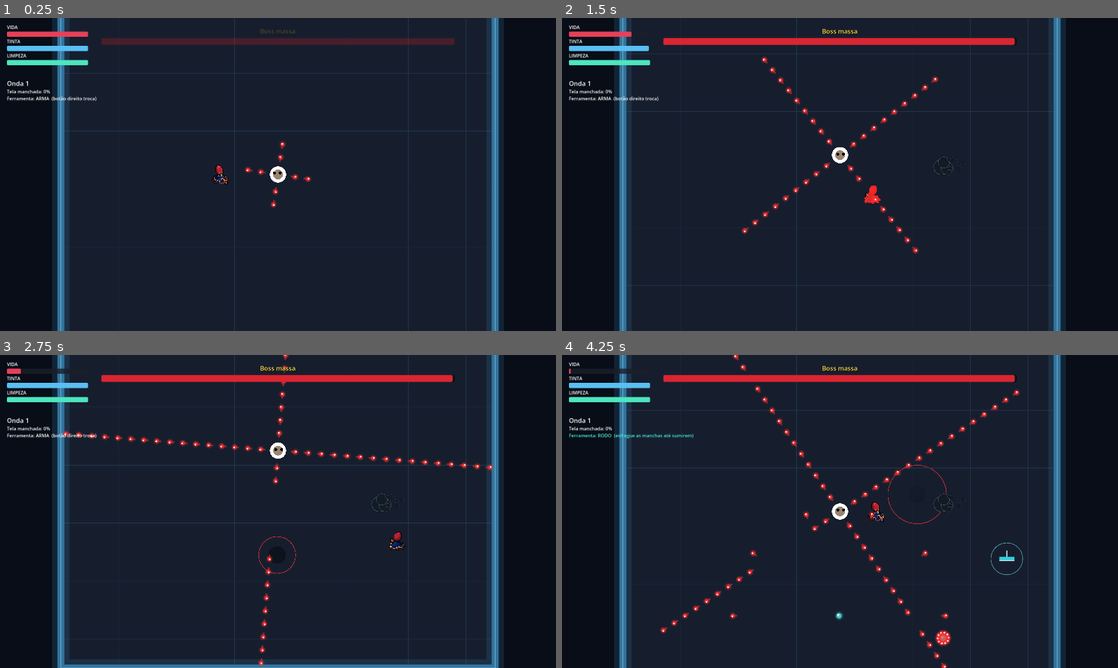
Above: before the commit, frames 1-4 (two rows, left to right).
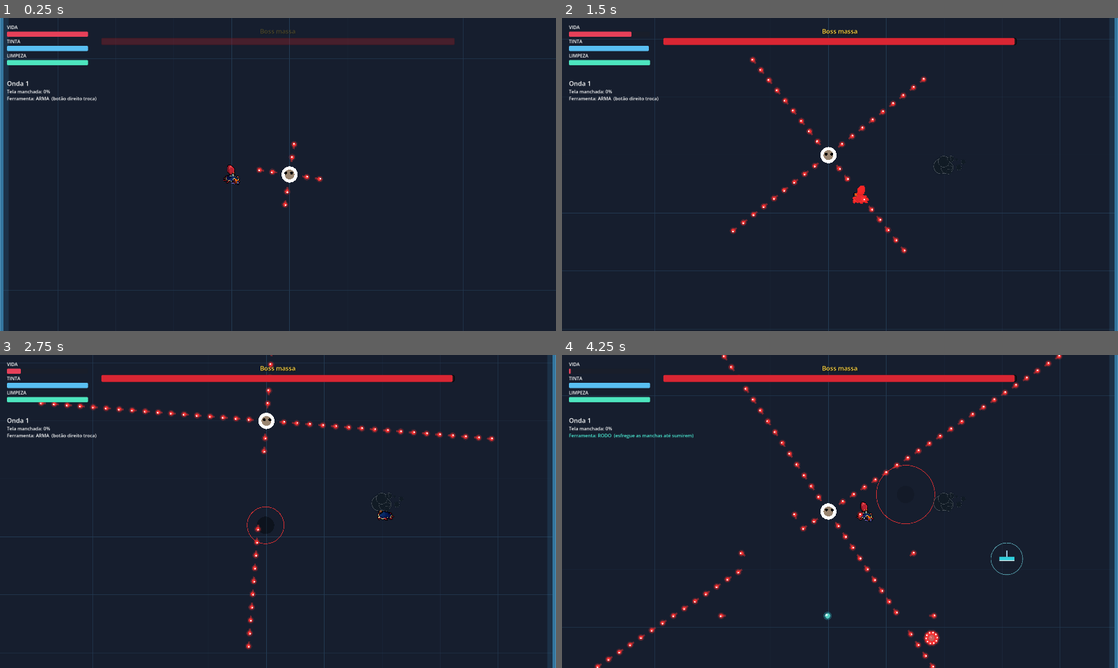
Above: after the commit, the same moments.

Repository: Ruan-Pablo-Oli/octo-ink-hell
Game: Godot game, scene res://scenes/boss_main.tscn
The game is run twice, just before and just after one commit, with the same random seed, the same clock (stepped at 60 frames per second) and the same inputs. This scene is started directly instead of the project's main scene.
Inputs (mouse positions are in pixels of both pictures, inside the frame that each line leads up to):
- Up to frame 1 (0.25 s): no input
- Up to frame 2 (1.5 s): tap Enter (ui_accept) at 0.5, 0.77 s; move the mouse to (962, 158) at 0.52 s; hold D (move_right) 0.53-1.28 s; tap Space (dash) at 0.6, 1.35 s; click (962, 158) at 0.67 s; move the mouse to (728, 190) at 1.27 s; hold S (move_down) from 1.28 s (still down)
- Up to frame 3 (2.75 s): tap Enter (ui_accept) at 1.52 s; move the mouse to (333, 442) at 2.02 s; release S (move_down) at 2.03 s; hold D (move_right) from 2.03 s (still down); tap Q (switch_weapon) at 2.1 s; tap Space (dash) at 2.3 s
- Up to frame 4 (4.25 s): move the mouse to (812, 574) at 2.77 s; release D (move_right) at 2.78 s; hold W (move_up) 2.78-3.53 s; right-click (812, 574) at 2.85 s; click (812, 574) at 2.92 s; tap Enter (ui_accept) at 3.02, 3.77 s; tap Space (dash) at 3.05, 3.8 s; move the mouse to (1006, 558) at 3.52 s; press the mouse at (1006, 558) at 3.53 s; hold A (move_left) from 3.53 s (still down)

The runs differ from the first frame. In frame 1, 7.8% of the frame differs, in the area x 0-100%, y 0-100%; in frame 2, 9.4%; in frame 3, 12%; in frame 4, 11%.

Commit message:
feat: add boss battle configurations and dynamic arena switching

Diff:
--- a/scenes/main.tscn
+++ b/scenes/main.tscn
@@ -8,4 +8,33 @@
 
 [node name="wave manager" type="Node" parent="." unique_id=1700319963]
 script = ExtResource("2_0wfyh")
+boss_arena_scene = null
 debug_mode = false
+final_wave = null
+base_count = null
+per_wave = null
+spawn_interval = null
+wave_break = null
+spawn_min_dist = null
+spawn_max_dist = null
+growth_factor = null
+max_alive_enemies = null
+view_margin = null
+spawn_retry_interval = null
+swarmer_start_count = null
+swarmer_cap = null
+shooter_unlock_wave = null
+shooter_start_count = null
+shooter_cap = null
+dasher_unlock_wave = null
+dasher_start_count = null
+dasher_cap = null
+laser_unlock_wave = null
+laser_start_count = null
+laser_cap = null
+bomber_unlock_wave = null
+bomber_start_count = null
+bomber_cap = null
+pusher_unlock_wave = null
+pusher_start_count = null
+pusher_cap = null
--- a/scenes/world/boss_arena.tscn
+++ b/scenes/world/boss_arena.tscn
@@ -4,4 +4,4 @@
 
 [node name="BossArena" type="Node2D" unique_id=1365658637]
 script = ExtResource("1_ltlcp")
-size = Vector2(1500, 1500)
+size = Vector2(2000, 2000)
--- a/scripts/systems/wave_manager.gd
+++ b/scripts/systems/wave_manager.gd
@@ -6,6 +6,7 @@
 const LaserShooterScene := preload("res://scenes/enemies/laser_shooter.tscn")
 const BomberShooterScene := preload("res://scenes/enemies/bomber_shooter.tscn")
 const PusherScene := preload("res://scenes/enemies/pusher.tscn")
+@export var boss_arena_scene := preload("res://scenes/world/boss_arena.tscn")
 
 ## Keeps spawns off the wall itself.
 const SPAWN_MARGIN := 40.0
@@ -13,7 +14,12 @@
 @export_group("Debug")
 @export var debug_mode: bool = true
 
-
+# --- NOVO: CONFIGURAÇÕES DO BOSS ---
+@export_group("Boss Battle")
+@export var final_wave: int = 6
+@export var boss_scene:= preload("res://scenes/bosses/boss.tscn")
+
+@export_group("Wave Settings")
 @export var base_count: int = 8
 @export var per_wave: int = 3
 @export var spawn_interval: float = 0.2
@@ -65,46 +71,14 @@
 var _player: Node2D
 
 
-## Ordem de prioridade.
-## Os tipos desbloqueados primeiro ficam com prioridade menor.
 func _type_configs() -> Array:
 	return [
-		{
-			"scene": SwarmerScene,
-			"unlock_wave": 1,
-			"start_count": swarmer_start_count,
-			"cap": swarmer_cap
-		},
-		{
-			"scene": BomberShooterScene,
-			"unlock_wave": bomber_unlock_wave,
-			"start_count": bomber_start_count,
-			"cap": bomber_cap
-		},
-		{
-			"scene": LaserShooterScene,
-			"unlock_wave": laser_unlock_wave,
-			"start_count": laser_start_count,
-			"cap": laser_cap
-		},
-		{
-			"scene": PusherScene,
-			"unlock_wave": pusher_unlock_wave,
-			"start_count": pusher_start_count,
-			"cap": pusher_cap
-		},
-		{
-			"scene": DasherScene,
-			"unlock_wave": dasher_unlock_wave,
-			"start_count": dasher_start_count,
-			"cap": dasher_cap
-		},
-		{
-			"scene": ShooterScene,
-			"unlock_wave": shooter_unlock_wave,
-			"start_count": shooter_start_count,
-			"cap": shooter_cap
-		}
+		{ "scene": SwarmerScene, "unlock_wave": 1, "start_count": swarmer_start_count, "cap": swarmer_cap },
+		{ "scene": BomberShooterScene, "unlock_wave": bomber_unlock_wave, "start_count": bomber_start_count, "cap": bomber_cap },
+		{ "scene": LaserShooterScene, "unlock_wave": laser_unlock_wave, "start_count": laser_start_count, "cap": laser_cap },
+		{ "scene": PusherScene, "unlock_wave": pusher_unlock_wave, "start_count": pusher_start_count, "cap": pusher_cap },
+		{ "scene": DasherScene, "unlock_wave": dasher_unlock_wave, "start_count": dasher_start_count, "cap": dasher_cap },
+		{ "scene": ShooterScene, "unlock_wave": shooter_unlock_wave, "start_count": shooter_start_count, "cap": shooter_cap }
 	]
 
 
@@ -117,8 +91,7 @@
 	_player = get_tree().get_first_node_in_group("player")
 
 	if debug_mode:
-		return  ## nao inicia waves - spawns manuais via DebugSpawnPanel
-
+		return
 
 	_start_next_wave()
 
@@ -126,20 +99,14 @@
 func _start_next_wave() -> void:
 	wave += 1
 
-	# Quantidade total mínima da wave.
 	var total_count := base_count + per_wave * (wave - 1)
-
-	# Soma as quantidades desejadas de cada tipo.
 	var desired_count := _get_desired_enemy_counts()
-
-	# Garante que a wave tenha espaço para todos os tipos desbloqueados.
 	var desired_total := 0
 
 	for count in desired_count.values():
 		desired_total += count
 
 	_to_spawn = max(total_count, desired_total)
-
 	_spawn_timer = 0.0
 	_running = true
 
@@ -157,7 +124,6 @@
 
 	if _spawn_timer <= 0.0:
 		if _living_enemies() >= max_alive_enemies:
-			# teto cheio: espera um pouco e tenta de novo, sem consumir _to_spawn
 			_spawn_timer = spawn_retry_interval
 			return
 
@@ -166,49 +132,19 @@
 		_spawn_timer = spawn_interval
 
 
-## Calcula quantos inimigos de cada tipo a wave deve ter.
-##
-## Cada tipo cresce independentemente.
-## Quando chega ao próprio cap, permanece no cap.
 func _get_desired_enemy_counts() -> Dictionary:
 	var result := {}
-
 	for cfg in _type_configs():
-		var count := _scaled_count(
-			cfg["unlock_wave"],
-			cfg["start_count"],
-			cfg["cap"]
-		)
-
+		var count := _scaled_count(cfg["unlock_wave"], cfg["start_count"], cfg["cap"])
 		if count > 0:
 			result[cfg["scene"]] = count
-
 	return result
 
 
-## Crescimento individual de cada tipo.
-##
-## Exemplo:
-## start_count = 3
-## growth_factor = 1.35
-## cap = 10
-##
-## 3 → 5 → 7 → 10 → 10 → 10...
-func _scaled_count(
-	unlock_wave: int,
-	start_count: int,
-	cap: int
-) -> int:
-	if wave < unlock_wave:
-		return 0
-
+func _scaled_count(unlock_wave: int, start_count: int, cap: int) -> int:
+	if wave < unlock_wave: return 0
 	var waves_since_unlock: int = wave - unlock_wave
-
-	var value: float = float(start_count) * pow(
-		growth_factor,
-		waves_since_unlock
-	)
-
+	var value: float = float(start_count) * pow(growth_factor, waves_since_unlock)
 	return min(cap, int(ceil(value)))
 
 
@@ -216,112 +152,65 @@
 	if _player == null or not is_instance_valid(_player):
 		_player = get_tree().get_first_node_in_group("player")
 
-	if _player == null:
-		return
+	if _player == null: return
 
 	var entities := get_tree().get_first_node_in_group("entities")
-
 	if entities == null:
 		entities = get_tree().current_scene
 
 	var configs := _type_configs()
-
-	# Quantidade desejada de cada tipo.
 	var desired := _get_desired_enemy_counts()
-
-	# Conta quantos de cada tipo já estão vivos.
 	var current := _get_current_enemy_counts(configs)
-
-	# Descobre quais tipos ainda precisam de inimigos.
 	var available := []
 
 	for cfg in configs:
 		var scene = cfg["scene"]
-
-		if not desired.has(scene):
-			continue
-
-		var desired_amount: int = desired[scene]
-		var current_amount: int = current.get(scene, 0)
-
-		if current_amount < desired_amount:
+		if not desired.has(scene): continue
+		if current.get(scene, 0) < desired[scene]:
 			available.append(cfg)
 
-	# Se todos os tipos já atingiram sua quantidade,
-	# preenche o restante da wave com qualquer tipo desbloqueado.
 	if available.is_empty():
 		for cfg in configs:
-			var scene = cfg["scene"]
-
-			if desired.has(scene):
-				available.append(cfg)
-
-	if available.is_empty():
-		available.append({
-			"scene": SwarmerScene
-		})
-
-	# Escolhe aleatoriamente entre os tipos que ainda precisam
-	# de inimigos.
+			if desired.has(cfg["scene"]): available.append(cfg)
+
+	if available.is_empty(): available.append({ "scene": SwarmerScene })
+
 	var cfg = available[randi() % available.size()]
 	var scene = cfg["scene"]
-
 	var enemy = scene.instantiate()
 
 	entities.add_child(enemy)
 	enemy.global_position = _spawn_position()
 
 
-## Conta quantos inimigos de cada tipo estão vivos atualmente.
 func _get_current_enemy_counts(configs: Array) -> Dictionary:
 	var result := {}
-
-	for cfg in configs:
-		result[cfg["scene"]] = 0
+	for cfg in configs: result[cfg["scene"]] = 0
 
 	for enemy in get_tree().get_nodes_in_group("enemies"):
-		if not is_instance_valid(enemy):
-			continue
-
-		if enemy.is_queued_for_deletion():
-			continue
-
-		if enemy.has_method("is_dead") and enemy.is_dead():
-			continue
+		if not is_instance_valid(enemy) or enemy.is_queued_for_deletion(): continue
+		if enemy.has_method("is_dead") and enemy.is_dead(): continue
 
 		var scene := enemy.scene_file_path
-
 		for cfg in configs:
 			var packed_scene: PackedScene = cfg["scene"]
-
 			if packed_scene.resource_path == scene:
 				result[packed_scene] += 1
 				break
-
 	return result
 
 
-## Retangulo visivel da camera atual, em coordenadas do mundo.
-## Retorna um Rect2 vazio (size ZERO) se nao houver camera ativa.
 func _get_view_rect() -> Rect2:
 	var cam := get_viewport().get_camera_2d()
-
-	if cam == null:
-		return Rect2()
-
+	if cam == null: return Rect2()
 	var vp_size := get_viewport().get_visible_rect().size
 	var half_extents := (vp_size * cam.zoom) / 2.0
 	var center := cam.get_screen_center_position()
-
 	return Rect2(center - half_extents, half_extents * 2.0)
 
 
-## True se pos estiver fora do retangulo de visao (expandido por margin).
-## Se view_rect estiver vazio (sem camera), considera sempre "fora".
 func _is_outside_view(pos: Vector2, view_rect: Rect2, margin: float) -> bool:
-	if view_rect.size == Vector2.ZERO:
-		return true
-
+	if view_rect.size == Vector2.ZERO: return true
 	return not view_rect.grow(margin).has_point(pos)
 
 
@@ -331,26 +220,13 @@
 	var view_rect := _get_view_rect()
 
 	for attempt in 20:
-		var candidate := origin + Vector2.RIGHT.rotated(
-			randf() * TAU
-		) * randf_range(
-			spawn_min_dist,
-			spawn_max_dist
-		)
-
-		var in_arena := arena == null or arena.contains(candidate, SPAWN_MARGIN)
-		var out_of_view := _is_outside_view(candidate, view_rect, view_margin)
-
-		if in_arena and out_of_view:
+		var candidate := origin + Vector2.RIGHT.rotated(randf() * TAU) * randf_range(spawn_min_dist, spawn_max_dist)
+		if (arena == null or arena.contains(candidate, SPAWN_MARGIN)) and _is_outside_view(candidate, view_rect, view_margin):
 			return candidate
 
 	if arena == null:
-		return origin + Vector2.RIGHT.rotated(
-			randf() * TAU
-		) * spawn_min_dist
-
-	# fallback: entre pontos aleatorios da arena, prioriza os que estao
-	# fora de vista; entre esses, o mais distante do player.
+		return origin + Vector2.RIGHT.rotated(randf() * TAU) * spawn_min_dist
+
 	var best: Vector2 = arena.random_point(SPAWN_MARGIN)
 	var best_out_of_view := _is_outside_view(best, view_rect, view_margin)
 
@@ -375,46 +251,131 @@
 
 
 func _on_enemy_killed(_pos: Vector2) -> void:
-	if not _running:
-		return
-
-	if _to_spawn > 0:
-		return
-
-	if _living_enemies() > 0:
-		return
+	if not _running: return
+	if _to_spawn > 0: return
+	if _living_enemies() > 0: return
 
 	_running = false
+
+	# Agora a wave SEMPRE entra em modo de upgrade quando acaba, mesmo na final!
 	_awaiting_upgrade = true
-
 	GameEvents.wave_completed.emit(wave)
 
 
-## Conta apenas inimigos realmente vivos.
+func _on_upgrade_selected(_upgrade: UpgradeData) -> void:
+	if not _awaiting_upgrade: return
+	_awaiting_upgrade = false
+
+	var t := get_tree().create_timer(wave_break, false)
+
+	# --- A MÁGICA ACONTECE AQUI ---
+	# Ao fechar a tela de upgrade, o jogo decide para onde ir:
+	if wave >= final_wave:
+		t.timeout.connect(_show_boss_prompt) # Vai para o Boss
+	else:
+		t.timeout.connect(_start_next_wave)  # Continua normal
+
+
+# --- FUNÇÕES DO BOSS ---
+
+func _show_boss_prompt() -> void:
+	var canvas := CanvasLayer.new()
+	canvas.layer = 105
+	add_child(canvas)
+
+	var dim := ColorRect.new()
+	dim.color = Color(0, 0, 0, 0.75)
+	dim.set_anchors_preset(Control.PRESET_FULL_RECT)
+	canvas.add_child(dim)
+
+	var center := CenterContainer.new()
+	center.set_anchors_preset(Control.PRESET_FULL_RECT)
+	canvas.add_child(center)
+
+	var panel := PanelContainer.new()
+	var style := StyleBoxFlat.new()
+	style.bg_color = Color(0.12, 0.10, 0.16, 0.96)
+	style.set_corner_radius_all(14)
+	style.set_border_width_all(2)
+	style.border_color = Color(0.85, 0.15, 0.2)
+	style.set_content_margin_all(32)
+	panel.add_theme_stylebox_override("panel", style)
+	center.add_child(panel)
+
+	var vbox := VBoxContainer.new()
+	vbox.add_theme_constant_override("separation", 24)
+	panel.add_child(vbox)
+
+	var title := Label.new()
+	title.text = "SOBREVIVÊNCIA CONCLUÍDA!"
+	title.horizontal_alignment = HORIZONTAL_ALIGNMENT_CENTER
+	title.add_theme_font_size_override("font_size", 24)
+	vbox.add_child(title)
+
+	var subtitle := Label.new()
+	subtitle.text = "A Anomalia Principal foi detectada na arena.\nVocê manterá todos os seus upgrades atuais."
+	subtitle.horizontal_alignment = HORIZONTAL_ALIGNMENT_CENTER
+	subtitle.add_theme_color_override("font_color", Color(0.8, 0.8, 0.8))
+	vbox.add_child(subtitle)
+
+	var btn := Button.new()
+	btn.text = "ENFRENTAR O BOSS"
+	btn.custom_minimum_size = Vector2(0, 55)
+	btn.add_theme_font_size_override("font_size", 18)
+
+	var btn_style := StyleBoxFlat.new()
+	btn_style.bg_color = Color(0.7, 0.15, 0.2)
+	btn_style.set_corner_radius_all(8)
+	btn.add_theme_stylebox_override("normal", btn_style)
+
+	var btn_hover := btn_style.duplicate()
+	btn_hover.bg_color = Color(0.9, 0.2, 0.3)
+	btn.add_theme_stylebox_override("hover", btn_hover)
+
+	btn.pressed.connect(func():
+		_start_boss_battle()
+		canvas.queue_free()
+	)
+	vbox.add_child(btn)
+
+
+func _start_boss_battle() -> void:
+	# 1. TROCAR A ARENA DINAMICAMENTE
+	if boss_arena_scene != null:
+		var old_arena = get_tree().current_scene.get_node_or_null("Arena")
+
+		if old_arena != null:
+			var parent = old_arena.get_parent()
+			var arena_index = old_arena.get_index()
+
+			old_arena.queue_free()
+
+			var new_arena = boss_arena_scene.instantiate()
+			parent.add_child(new_arena)
+			parent.move_child(new_arena, arena_index)
+
+	# 2. MOVER O JOGADOR (Adicionado de volta)
+	if _player and is_instance_valid(_player):
+		_player.global_position = Vector2(0, 180)
+
+	# 3. SPAWNAR O BOSS (Adicionado de volta)
+	if boss_scene != null:
+		var entities := get_tree().get_first_node_in_group("entities")
+		if entities == null:
+			entities = get_tree().current_scene
+
+		var boss = boss_scene.instantiate()
+		entities.add_child(boss)
+
+		boss.global_position = Vector2(0, -180)
+	else:
+		push_error("ATENÇÃO: A cena do Boss não foi atribuída no WaveManager!")
+
+
 func _living_enemies() -> int:
 	var count := 0
-
 	for enemy in get_tree().get_nodes_in_group("enemies"):
-		if not is_instance_valid(enemy):
-			continue
-
-		if enemy.is_queued_for_deletion():
-			continue
-
-		if enemy.has_method("is_dead") and enemy.is_dead():
-			continue
-
+		if not is_instance_valid(enemy) or enemy.is_queued_for_deletion(): continue
+		if enemy.has_method("is_dead") and enemy.is_dead(): continue
 		count += 1
-
 	return count
-
-
-func _on_upgrade_selected(_upgrade: UpgradeData) -> void:
-	if not _awaiting_upgrade:
-		return
-
-	_awaiting_upgrade = false
-
-	var t := get_tree().create_timer(wave_break, false)
-
-	t.timeout.connect(_start_next_wave)
